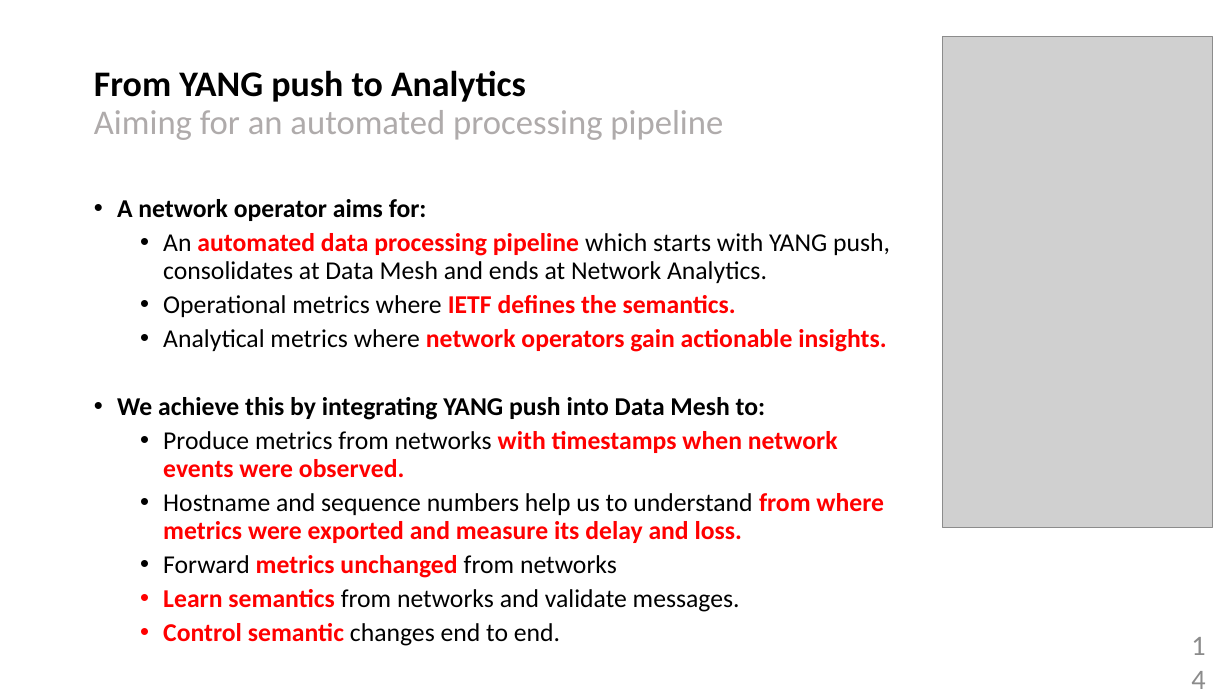
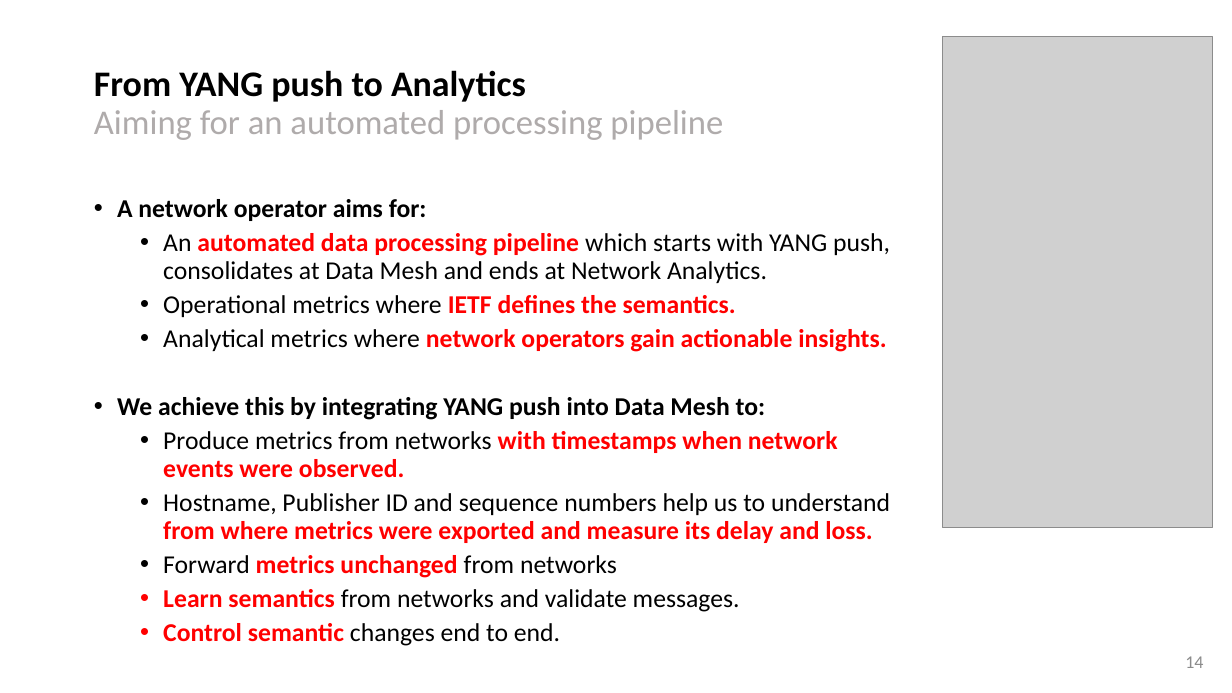
Before and after one commit to network-analytics/draft-ietf-netconf-yang-notifications-versioning, a slide deck: slide 14 of ietf116-netconf-yang-push-data-mesh-integration.pptx. Drawn at 1232x693 pixels with LibreOffice and Linux fonts; fonts in the diff are those of the drawing; grey boxes stand for pictures. Boxes give left, top, right and bottom in pixels: in the first picture for what was removed or moved away, otherwise in the second. Text is boxed around its words. In the diff, an @@ line names an element or a change of style, - is before the commit and + after.

Commit message:
publisher ID added

```diff
--- a/ietf116-netconf-yang-push-data-mesh-integration.pptx
+++ b/ietf116-netconf-yang-push-data-mesh-integration.pptx
@@ text at <box>163,493,890,543</box>: text changed; text colour #FF0000 to #000000; bold off @@
-  • Hostname and sequence numbers help us to understand from where metrics were exported and measure its delay and loss.
+  • Hostname, Publisher ID and sequence numbers help us to understand from where metrics were exported and measure its delay and loss.
@@ page number at <box>1185,656,1203,668</box>: size 22 to 14 pt @@
```
Also in this commit, not shown: 14 other slides changed, 3 other files.
